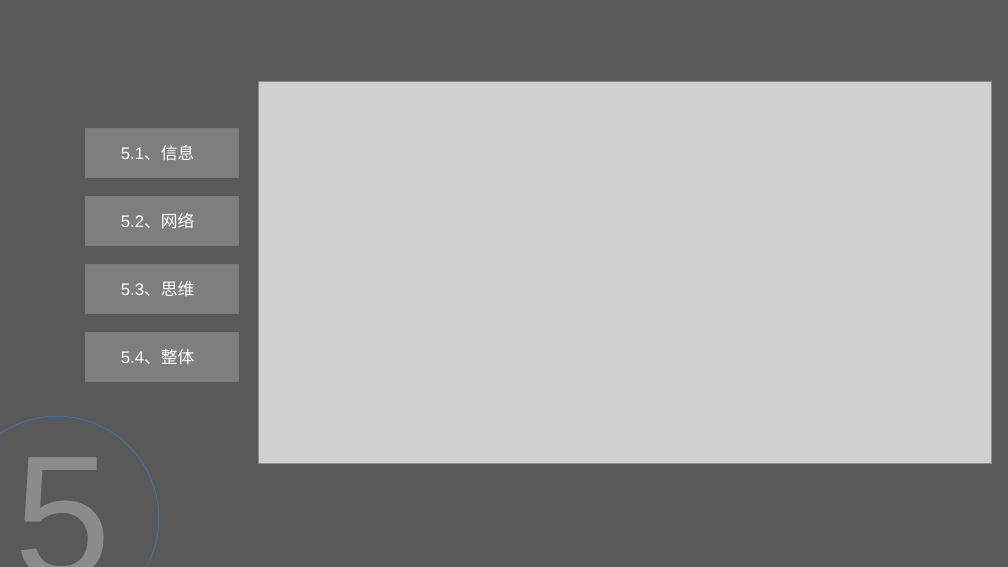
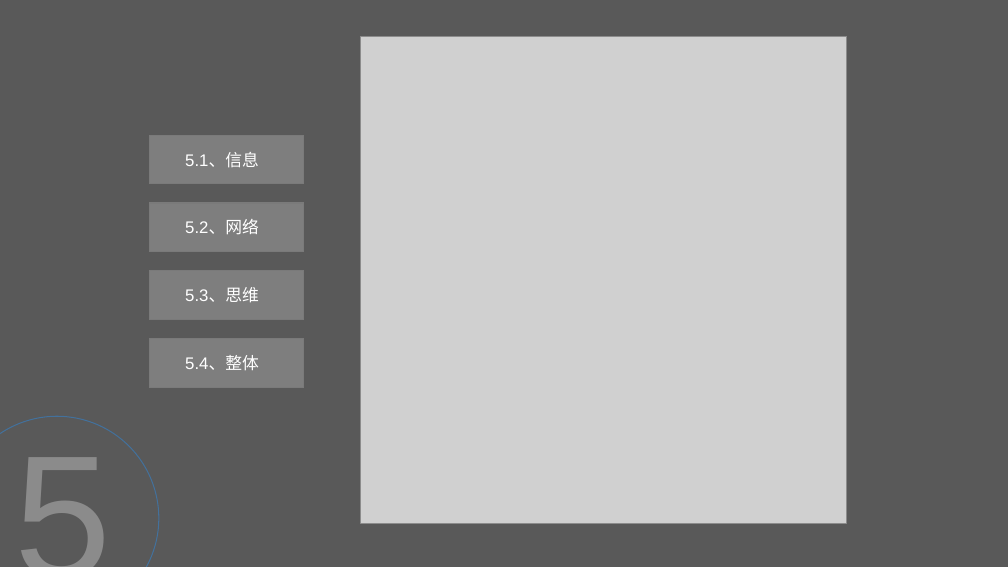
Before and after one commit to jiaxiaogang/HELIX_THEORY, a slide deck: slide 12 of Other/9_公司内AI技术分享20180628.pptx. Drawn at 1008x567 pixels with LibreOffice and Linux fonts; fonts in the diff are those of the drawing; grey boxes stand for pictures; background and template pictures are left out. Boxes give left, top, right and bottom in pixels: in the first picture for what was removed or moved away, otherwise in the second. Text is boxed around its words. In the diff, an @@ line names an element or a change of style, - is before the commit and + after.

```diff
--- a/Other/9_公司内AI技术分享20180628.pptx
+++ b/Other/9_公司内AI技术分享20180628.pptx
@@ picture: place and size @@
-picture at box(259, 82, 991, 464)
+picture at box(361, 36, 847, 523)
@@ 4 rectangles: place and size @@
-4 rectangles at box(85, 129, 239, 381)
+4 rectangles at box(150, 135, 303, 387)
```
Also in this commit, not shown: 4 other slides changed, 1 other file.
